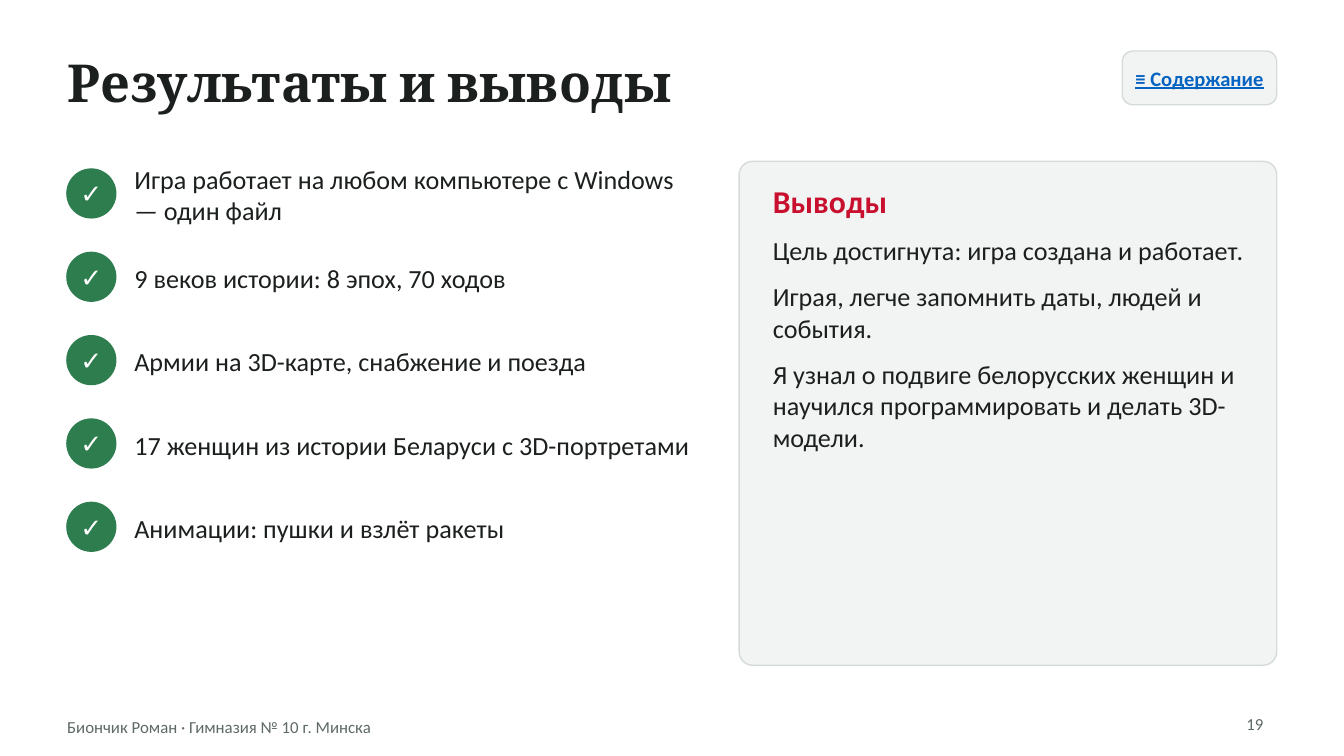
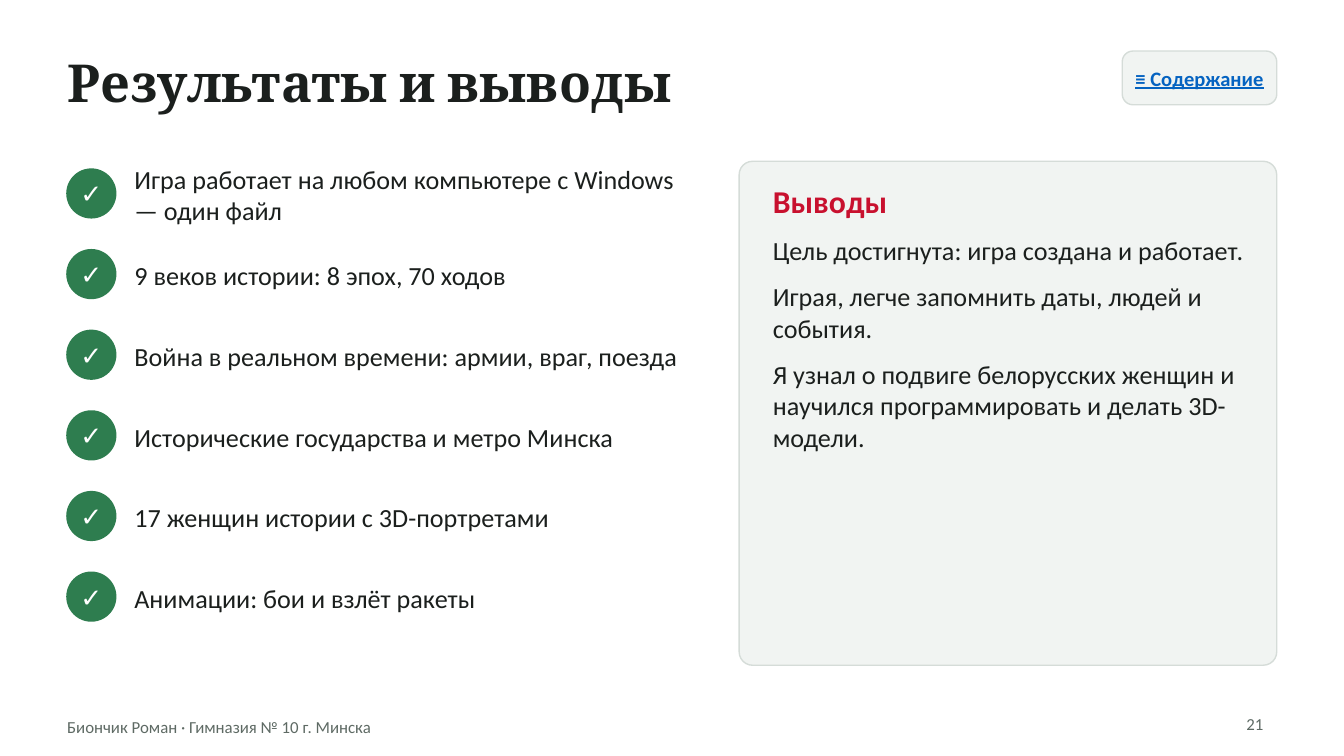
Before and after one commit to rteaminfo1-source/xy-, a slide deck: slide 21 of belarus-game/docs/Презентация - Судьба Республики Беларусь.pptx (slide 19 before the commit). Drawn at 1344x756 pixels with LibreOffice and Linux fonts; fonts in the diff are those of the drawing. Boxes give left, top, right and bottom in pixels: in the first picture for what was removed or moved away, otherwise in the second. Text is boxed around its words. In the diff, an @@ line names an element or a change of style, - is before the commit and + after.

```diff
--- a/belarus-game/docs/Презентация - Судьба Республики Беларусь.pptx
+++ b/belarus-game/docs/Презентация - Судьба Республики Беларусь.pptx
@@ ellipse: place and size @@
-ellipse at <box>67,336,116,384</box>
+ellipse at <box>67,331,116,379</box>
@@ text "✓": place and size @@
-text "✓" at <box>67,336,116,384</box>
+text "✓" at <box>67,331,116,379</box>
@@ text at <box>134,348,676,371</box>: text changed @@
-Армии на 3D-карте, снабжение и поезда
+Война в реальном времени: армии, враг, поезда
@@ text added at <box>134,430,613,452</box>, 14 pt, text #1B1F1D @@
+Исторические государства и метро Минска
@@ 2 ellipses, 2 texts: place and size @@
-2 ellipses, 2 texts at <box>67,419,116,551</box>
+2 ellipses, 2 texts at <box>67,411,116,540</box>
@@ text at <box>134,510,549,532</box>: text changed @@
-17 женщин из истории Беларуси с 3D-портретами
+17 женщин истории с 3D-портретами
@@ ellipse added at <box>67,573,116,621</box>, fill #2E7D4F, outline #2E7D4F 1 pt @@
@@ text added at <box>67,573,116,621</box>, 14 pt, text #FFFFFF, bold @@
+✓
@@ text at <box>134,590,476,613</box>: text changed @@
-Анимации: пушки и взлёт ракеты
+Анимации: бои и взлёт ракеты
@@ page number at <box>1246,719,1263,730</box>: text changed @@
-19
+21
```
Also in this commit, not shown: 3 other slides changed, 2 slides added, 1 other file.
